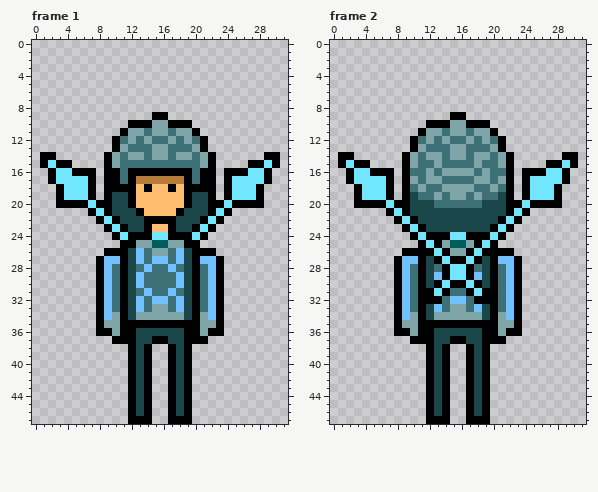
A pixel-art file gets an edit: ThundersnowSoldier.aseprite. The picture above is the old version.
32x48 pixels, 2 frames. Shown: frame 1, frame 2.
Now the later version:
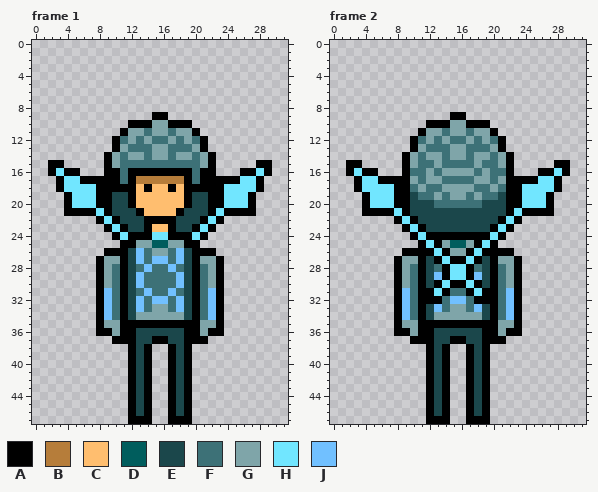
Palette (. is transparent): A #000000  B #b67d3a  C #ffbe6f  D #005d5d  E #1b474b  F #3d7177  G #7fa5a9  H #71e6ff  J #71c0ff
Edits made:
Changed rows in their new state; - is an unchanged pixel.
Frame 1:
first column x 1:
14 ..--------------------------..
15 .A-.----------------------.-A.
16 ---A-..----------------..-A---
17 -.A--A-A--------------A-A--A.-
18 ------HA--------------AH------
19 --.A--HA--------------AH--A.--
20 --.-HH------------------HH-.--
21 ---AAA------------------AAA---
first column x 9:
27 GG----------GG
28 G------------G
29 G------------G
30 G------------G
first column x 10:
34 F----------F
Frame 2:
first column x 1:
14 ..--------------------------..
15 .A-.----------------------.-A.
16 ---A-..----------------..-A---
17 -.A--A-A--------------A-A--A.-
18 ------HA--------------AH------
19 --.A--HA--------------AH--A.--
20 --.-HH------------------HH-.--
21 ---AAA------------------AAA---
24 --------------AA--------------
27 --------GG----------GG--------
28 --------G------------G--------
29 --------G------------G--------
30 --------G------------G--------
first column x 10:
34 F----------F
